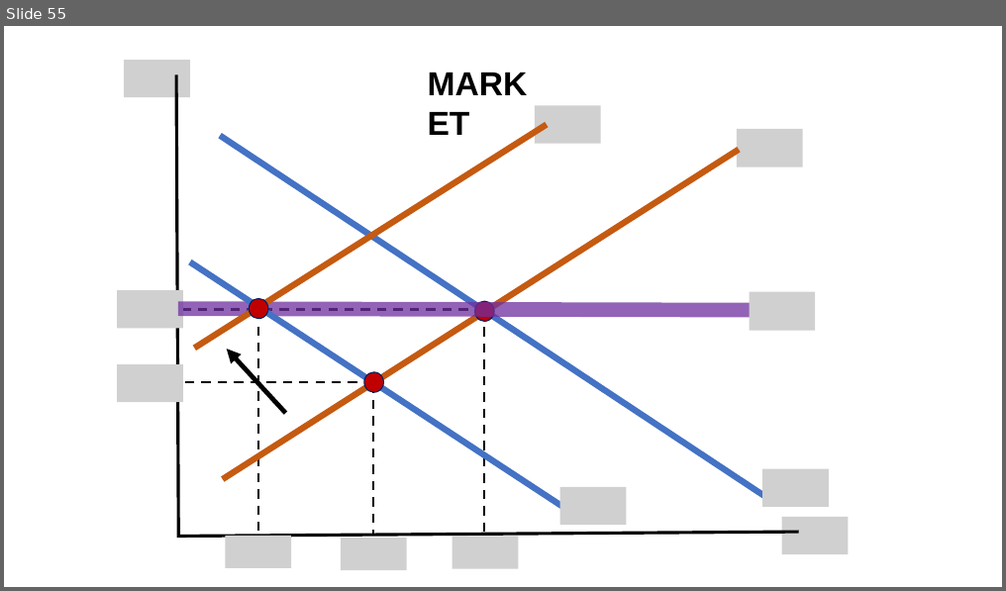
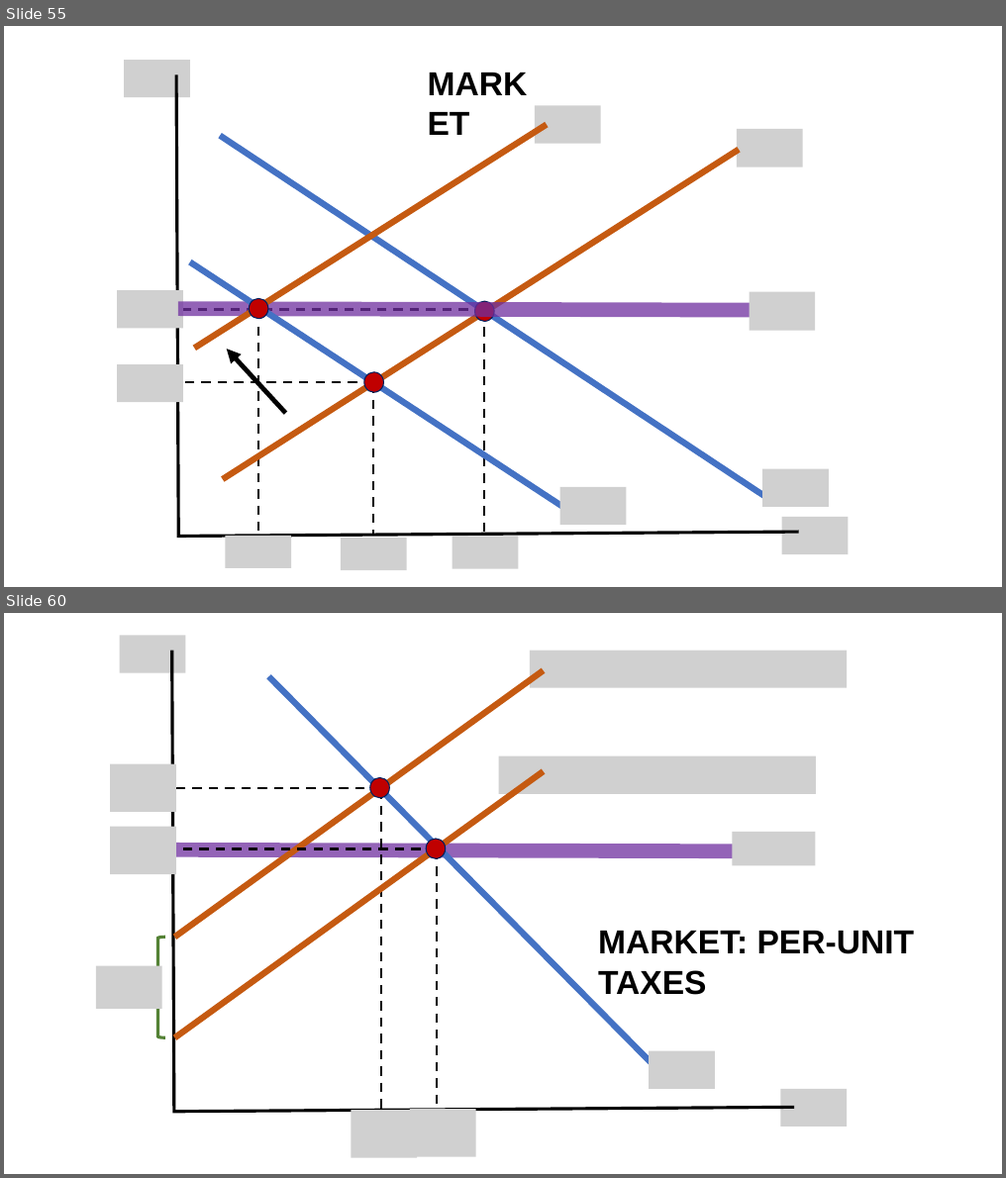
Before and after one commit to jrojas1003/EC-311, a slide deck: Slides/graph-maker.pptx. Shown one above the other, each under a label of ours: slide 55 before the commit, slides 55 and 60 after it; the slides between them are not shown. The pictures are 1006x591 and 1006x1178 pixels, drawn with LibreOffice and Linux fonts; fonts in the diff are those of the drawing; grey boxes stand for pictures. Boxes give left, top, right and bottom in pixels: in the first picture for what was removed or moved away, otherwise in the second. Text is boxed around its words. In the diff, an @@ line names an element or a change of style, - is before the commit and + after.

```diff
--- a/Slides/graph-maker.pptx
+++ b/Slides/graph-maker.pptx
@@ slide 60 added at (4,613,1002,1174), background #FFFFFF at 53% opacity @@
@@ picture added at (119,636,185,672) @@
@@ freeform shape added at (171,651,794,1112), outline #000000 3 pt @@
@@ line added from (174, 937) to (543, 670), #C55A11 6 pt @@
@@ picture added at (530,651,846,688) @@
@@ line added from (269, 676) to (663, 1075), #4472C4 6 pt @@
@@ picture added at (499,756,816,793) @@
@@ picture added at (110,764,176,812) @@
@@ line added from (381, 788) to (171, 788), #000000 2.25 pt dashed @@
@@ line added from (174, 1039) to (543, 771), #C55A11 6 pt @@
@@ ellipse added at (370,777,389,798), fill #C00000, outline #002060 1 pt @@
@@ line added from (381, 789) to (381, 1109), #000000 2.25 pt dashed @@
@@ picture added at (110,827,176,874) @@
@@ line added from (437, 849) to (171, 849), #000000 2.25 pt dashed @@
@@ ellipse added at (426,839,446,860), fill #C00000, outline #002060 1 pt @@
@@ picture added at (733,832,816,866) @@
@@ line added from (743, 851) to (171, 851), #7030A0 14 pt @@
@@ line added from (437, 851) to (437, 1109), #000000 2.25 pt dashed @@
@@ left brace added at (151,937,165,1039), outline #548235 3 pt @@
@@ text added at (598,931,915,995), 32 pt, text #000000, bold @@
+MARKET: PER-UNIT TAXES
@@ picture added at (96,966,162,1009) @@
@@ picture added at (648,1052,715,1089) @@
@@ picture added at (350,1110,417,1158) @@
@@ picture added at (410,1109,475,1157) @@
@@ picture added at (781,1089,846,1127) @@
```
Also in this commit, not shown: 5 other slides added, 10 other files.
